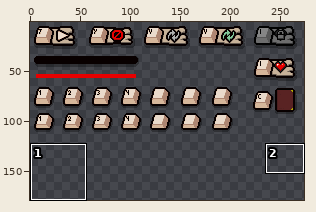
Two versions of one sprite sheet, resources-dlc3/gfx/ui/uiElements.png. Above, an overview of the earlier version with the close-up marked.
Close-up. Before:
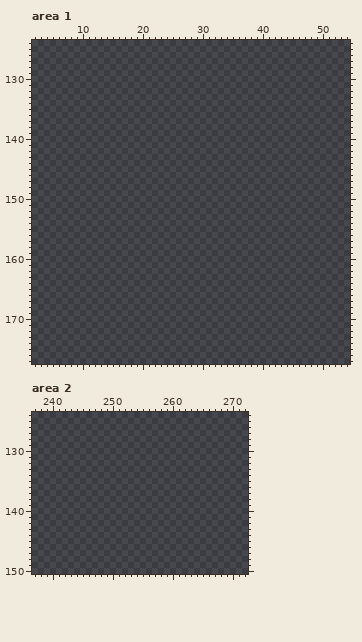
The file is 281x200 pixels. Colours within 5 levels of each other are drawn and written as one. Shown: area 1: x 2..54, y 124..177; area 2: x 237..272, y 124..150. The wide view leaves out empty margins. The commit also changed other parts of the picture, which this record leaves out.
After the commit:
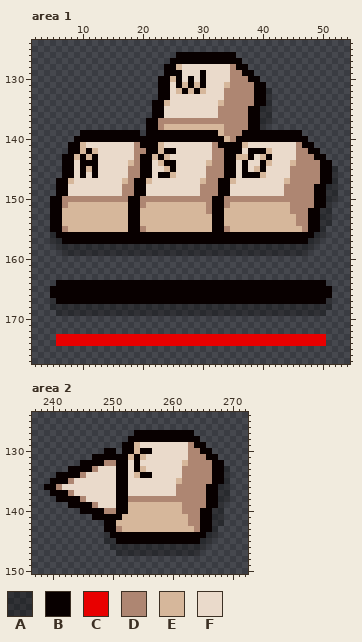
Palette (. is transparent): A #0000004d  B #080000  C #e80000  D #ae8672  E #d6b79b  F #eadacb
Difference:
--- area 1
@@ x 2..54 @@
 125 .....................................................
-126 .....................................................
-127 .....................................................
-128 .....................................................
-129 .....................................................
-130 .....................................................
-131 .....................................................
-132 .....................................................
-133 .....................................................
-134 .....................................................
-135 .....................................................
-136 .....................................................
-137 .....................................................
-138 .....................................................
-139 .....................................................
-140 .....................................................
-141 .....................................................
-142 .....................................................
-143 .....................................................
-144 .....................................................
-145 .....................................................
-146 .....................................................
-147 .....................................................
-148 .....................................................
-149 .....................................................
-150 .....................................................
-151 .....................................................
-152 .....................................................
-153 .....................................................
-154 .....................................................
-155 .....................................................
-156 .....................................................
-157 .....................................................
-158 .....................................................
-159 .....................................................
+126 ........................BBBBBBBBBB...................
+127 .......................BBBBBBBBBBBB..................
+128 ......................BBEFFFFFFFFDBB.................
+129 ......................BBBFFFBFFFFDDBB................
+130 .....................BBEBFBFBFFFFDDDBB...............
+131 .....................BBFBEBEBFFFEDDDDBB..............
+132 .....................BBFEBEBEFFFDDDDDBBA.............
+133 .....................BBFFFFFFFFFDDDDDBBA.............
+134 ....................BBEFFFFFFFFEDDDDDBBA.............
+135 ....................BBFFFFFFFFFDDDDDBBAA.............
+136 ....................BBFFFFFFFFFDDDDDBBAA.............
+137 ...................BBDDDDDDDDDDDDDDDBBAA.............
+138 ...................BBDEEEEEEEEEEDDDDBBA..............
+139 ........BBBBBBBBBB.BBBBBBBBBBBBEDDDBBBBBBBBBB........
+140 .......BBBBBBBBBBBBBBBBBBBBBBBBBEDBBBBBBBBBBBB.......
+141 ......BBEFFFFFFFFDBBBEFFFFFFFFDBBBBEFFFFFFFFDBB......
+142 ......BBEBEFFFFFFDDBBEBBFFFFFFDDBBBFBBBEFFFFDDBB.....
+143 .....BBEBEBFFFFFFDBBEBEFFFFFFFDDBBEEBFEBFFFFDDDBB....
+144 .....BBFBBBFFFFFEDBBFEBBFFFFFEDDBBFBFFBEFFFEDDDDBB...
+145 .....BBFBEBFFFFFDDBBFFEBFFFFFDDDBBFBFEBFFFFDDDDDBBA..
+146 .....BBFBFBFFFFFDDBBFBBEFFFFFDDDBBFBBBEFFFFDDDDDBBA..
+147 ....BBEFFFFFFFFEDBBEFFFFFFFFEDDBBEFFFFFFFFEDDDDDBBA..
+148 ....BBFFFFFFFFFDDBBFFFFFFFFFDDDBBFFFFFFFFFDDDDDBBAA..
+149 ....BBFFFFFFFFFDDBBFFFFFFFFFDDDBBFFFFFFFFFDDDDDBBAA..
+150 ...BBDDDDDDDDDDDBBDDDDDDDDDDDDBBDDDDDDDDDDDDDDDBBAA..
+151 ...BBDEEEEEEEEEEBBDEEEEEEEEEEDBBDEEEEEEEEEEDDDDBBA...
+152 ...BBEEEEEEEEEEEBBEEEEEEEEEEEDBBEEEEEEEEEEEDDDBBAA...
+153 ...BBEEEEEEEEEEEBBEEEEEEEEEEEEBBEEEEEEEEEEEEDDBBAA...
+154 ...BBEEEEEEEEEEEBBEEEEEEEEEEEEBBEEEEEEEEEEEEDDBBAA...
+155 ...BBDEEEEEEEEEEBBDEEEEEEEEEEEBBDEEEEEEEEEEEEDBBA....
+156 ...ABBBBBBBBBBBBBBBBBBBBBBBBBBBBBBBBBBBBBBBBBBBAA....
+157 ...AABBBBBBBBBBBBBBBBBBBBBBBBBBBBBBBBBBBBBBBBBAA.....
+158 ....AAAAAAAAAAAAAAAAAAAAAAAAAAAAAAAAAAAAAAAAAAA......
+159 .....AAAAAAAAAAAAAAAAAAAAAAAAAAAAAAAAAAAAAAAAA.......
 160 .....................................................
@@ x 2..54 @@
 163 .....................................................
-164 .....................................................
-165 .....................................................
-166 .....................................................
-167 .....................................................
-168 .....................................................
-169 .....................................................
+164 ....BBBBBBBBBBBBBBBBBBBBBBBBBBBBBBBBBBBBBBBBBBBBB....
+165 ...BBBBBBBBBBBBBBBBBBBBBBBBBBBBBBBBBBBBBBBBBBBBBBB...
+166 ...BBBBBBBBBBBBBBBBBBBBBBBBBBBBBBBBBBBBBBBBBBBBBBB...
+167 ...ABBBBBBBBBBBBBBBBBBBBBBBBBBBBBBBBBBBBBBBBBBBBBA...
+168 ...AAAAAAAAAAAAAAAAAAAAAAAAAAAAAAAAAAAAAAAAAAAAAAA...
+169 ....AAAAAAAAAAAAAAAAAAAAAAAAAAAAAAAAAAAAAAAAAAAAA....
 170 .....................................................
@@ x 2..54 @@
 172 .....................................................
-173 .....................................................
-174 .....................................................
+173 ....CCCCCCCCCCCCCCCCCCCCCCCCCCCCCCCCCCCCCCCCCCCCC....
+174 ....CCCCCCCCCCCCCCCCCCCCCCCCCCCCCCCCCCCCCCCCCCCCC....
 175 .....................................................
--- area 2
@@ x 237..272 @@
 126 ....................................
-127 ....................................
-128 ....................................
-129 ....................................
-130 ....................................
-131 ....................................
-132 ....................................
-133 ....................................
-134 ....................................
-135 ....................................
-136 ....................................
-137 ....................................
-138 ....................................
-139 ....................................
-140 ....................................
-141 ....................................
-142 ....................................
-143 ....................................
-144 ....................................
-145 ....................................
-146 ....................................
-147 ....................................
+127 .................BBBBBBBBBB.........
+128 ................BBBBBBBBBBBB........
+129 ...............BBEFFFFFFFFDBB.......
+130 ............BB.BBEBBFFFFFFDDBB......
+131 ..........BBBBBBEBEFFFFFFFDDDBB.....
+132 ........BBBBDDBBFBFFFFFFFEDDDDBB....
+133 ......BBBBDFFFBBFBEFFFFFFDDDDDBBA...
+134 ....BBBBDFFFFFBBFEBBFFFFFDDDDDBBA...
+135 ...BBBDFFFFFFFBBFFFFFFFFEDDDDDBBA...
+136 ..BBDFFFFFFFFFBBFFFFFFFFDDDDDBBAA...
+137 ...BBBDFFFFFFFBBFFFFFFFFDDDDDBBAA...
+138 ....BBBBDFFFFFBBDDDDDDDDDDDDDBBAA...
+139 ......BBBBDFFFBBEEEEEEEEEDDDDBBA....
+140 ........BBBBDDBBEEEEEEEEEDDDBBAA....
+141 ..........BBBBBEEEEEEEEEEEDDBBAA....
+142 ............BBEEEEEEEEEEEEDDBBAA....
+143 ............BBDEEEEEEEEEEEEDBBA.....
+144 ............ABBBBBBBBBBBBBBBBAA.....
+145 ............AABBBBBBBBBBBBBBAA......
+146 .............AAAAAAAAAAAAAAAA.......
+147 ..............AAAAAAAAAAAAAA........
 148 ....................................
